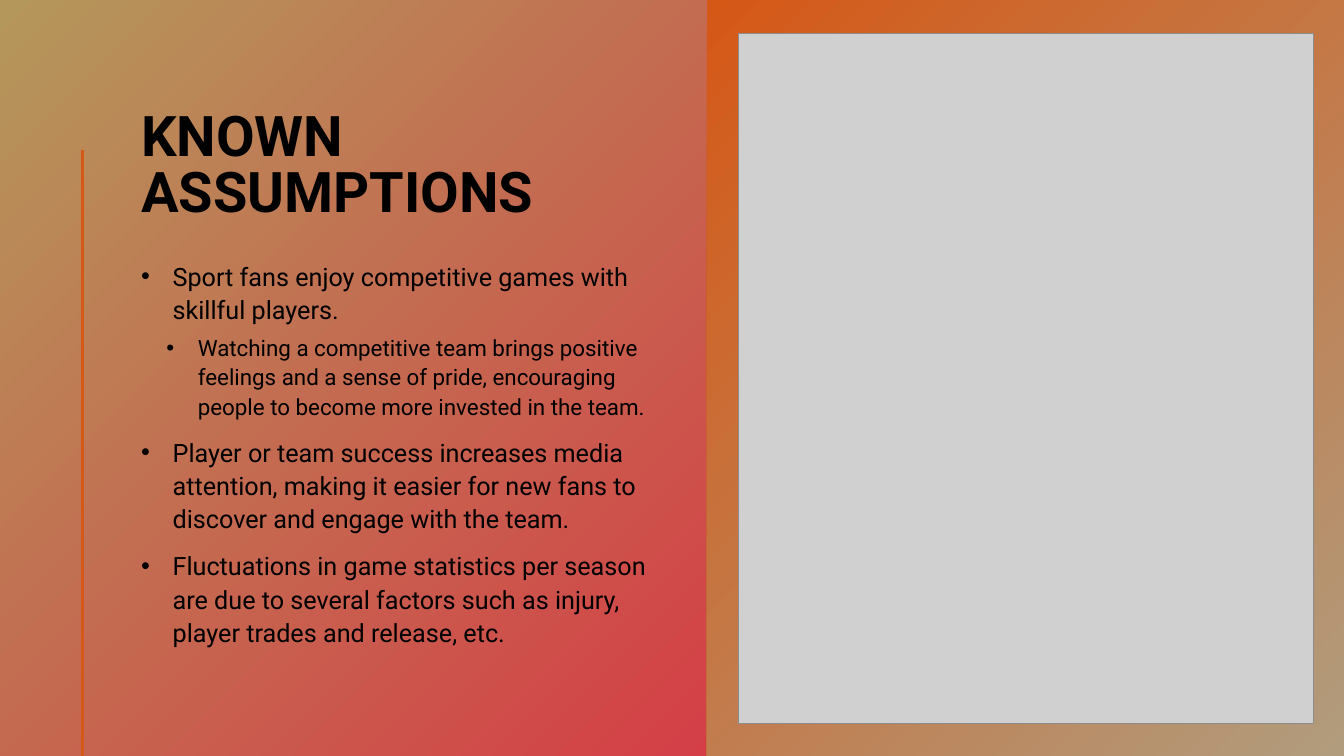
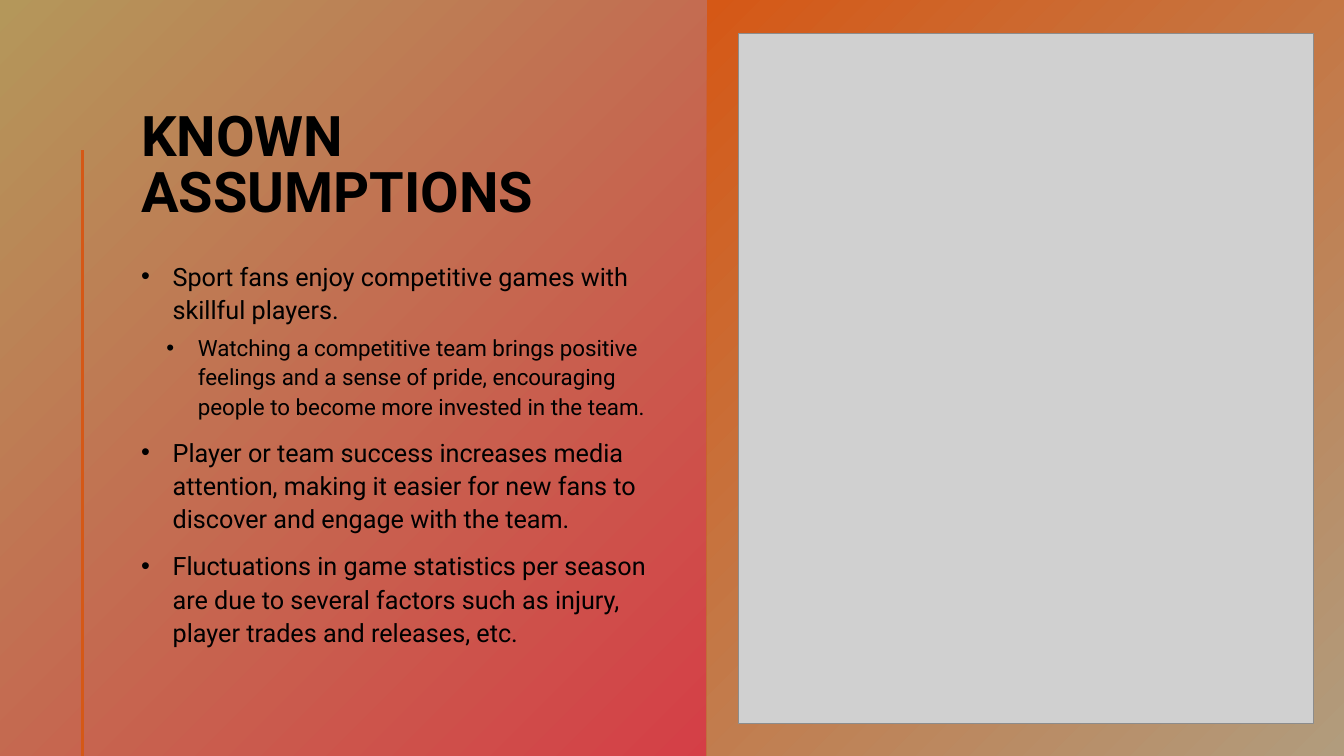
Before and after one commit to tasleem-m/Insight-into-the-WNBA, a slide deck: slide 4 of presentation/Insight into the WNBA.pptx. Drawn at 1344x756 pixels with LibreOffice and Linux fonts; fonts in the diff are those of the drawing; grey boxes stand for pictures. Boxes give left, top, right and bottom in pixels: in the first picture for what was removed or moved away, otherwise in the second. Text is boxed around its words. In the diff, an @@ line names an element or a change of style, - is before the commit and + after.

```diff
--- a/presentation/Insight into the WNBA.pptx
+++ b/presentation/Insight into the WNBA.pptx
@@ text at [173,556,645,648]: text changed @@
-• Fluctuations in game statistics per season are due to several factors such as injury, player trades and release, etc.
+• Fluctuations in game statistics per season are due to several factors such as injury, player trades and releases, etc.
```
Also in this commit, not shown: 5 other slides changed, 1 slide removed, 2 other files.
